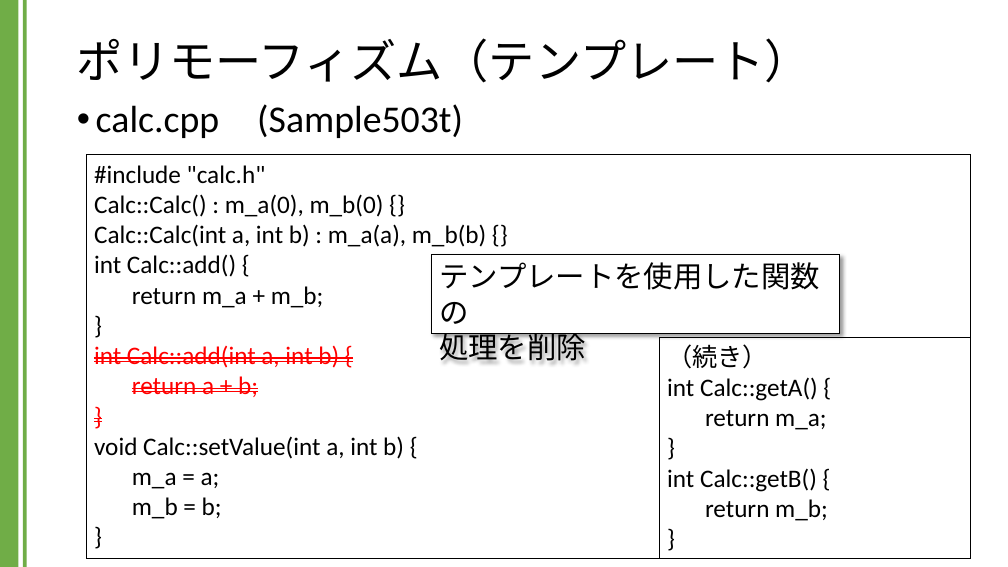
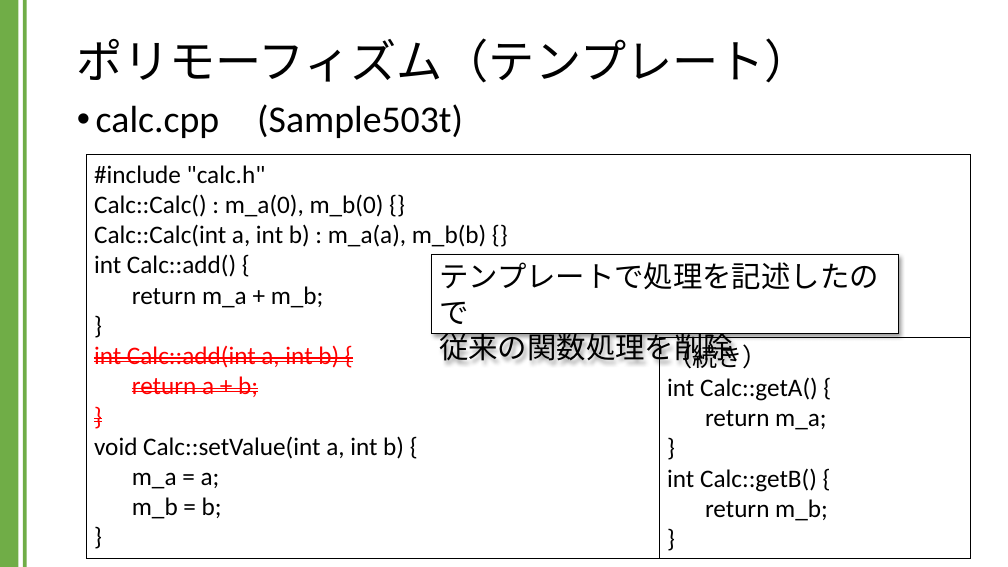
Before and after one commit to kic-murata/cpp2024, a slide deck: slide 46 of 授業資料/講義資料：継承とポリモーフィズム.pptx. Drawn at 1008x567 pixels with LibreOffice and Linux fonts; fonts in the diff are those of the drawing. Boxes give left, top, right and bottom in pixels: in the first picture for what was removed or moved away, otherwise in the second. Text is boxed around its words. In the diff, an @@ line names an element or a change of style, - is before the commit and + after.

```diff
--- a/授業資料/講義資料：継承とポリモーフィズム.pptx
+++ b/授業資料/講義資料：継承とポリモーフィズム.pptx
@@ rectangle "テンプレートで処理を記述したので": place and size @@
-rectangle "テンプレートで処理を記述したので" at [432, 255, 840, 333]
+rectangle "テンプレートで処理を記述したので" at [432, 255, 898, 333]
@@ text in rectangle at [439, 262, 879, 366]: text changed @@
-テンプレートを使用した関数の
-処理を削除
+テンプレートで処理を記述したので
+従来の関数処理を削除
```
Also in this commit, not shown: 1 slide added.
